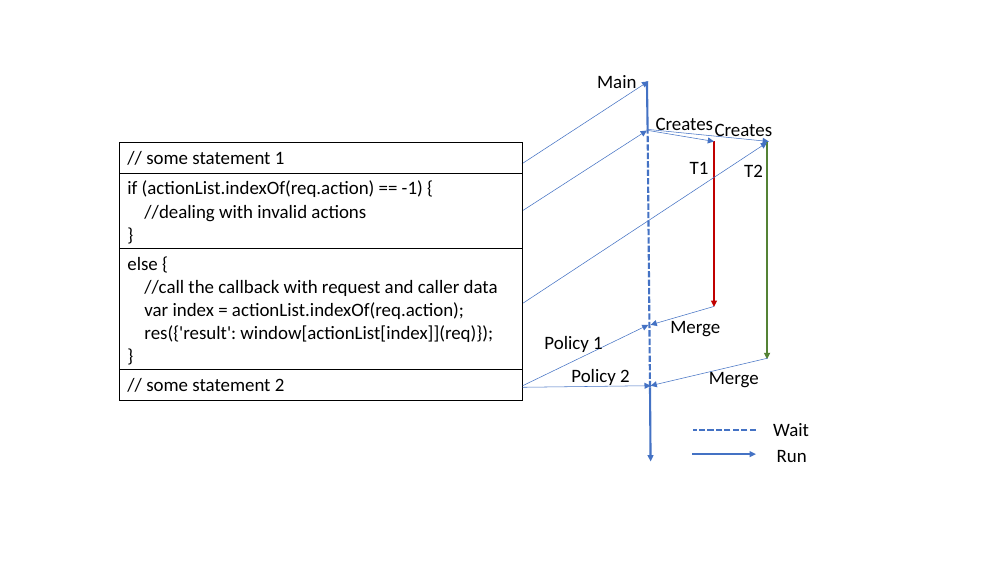
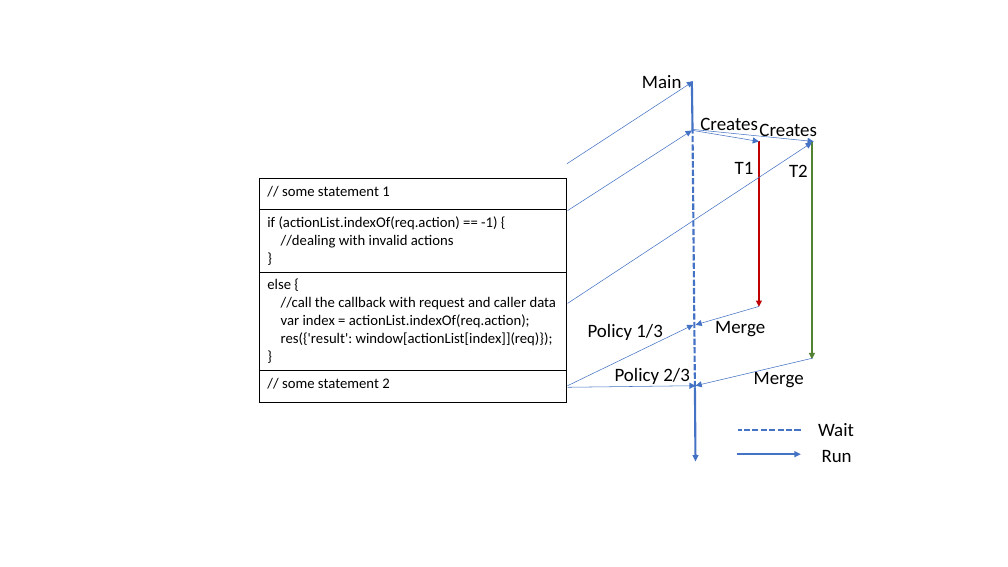
Before and after one commit to Suuuuuzy/run_JSCPG, a slide deck: slide 13 of graphs.pptx. Drawn at 1008x567 pixels with LibreOffice and Linux fonts; fonts in the diff are those of the drawing. Boxes give left, top, right and bottom in pixels: in the first picture for what was removed or moved away, otherwise in the second. Text is boxed around its words. In the diff, an @@ line names an element or a change of style, - is before the commit and + after.

```diff
--- a/graphs.pptx
+++ b/graphs.pptx
@@ table at box(260, 178, 567, 402) @@
@@ size 18 to 14 pt @@
@@ table: place and size @@
-table at box(119, 143, 522, 401)
+table at box(260, 178, 567, 402)
@@ text at box(588, 324, 662, 343): text changed @@
-Policy 1
+Policy 1/3
@@ text at box(615, 368, 689, 387): text changed @@
-Policy 2
+Policy 2/3
@@ 13 arrows, 9 texts, 3 lines: place and size @@
-13 arrows, 9 texts, 3 lines at box(523, 75, 809, 462)
+13 arrows, 9 texts, 3 lines at box(567, 75, 854, 462)
```
Also in this commit, not shown: 9 other slides changed, 3 other files.
